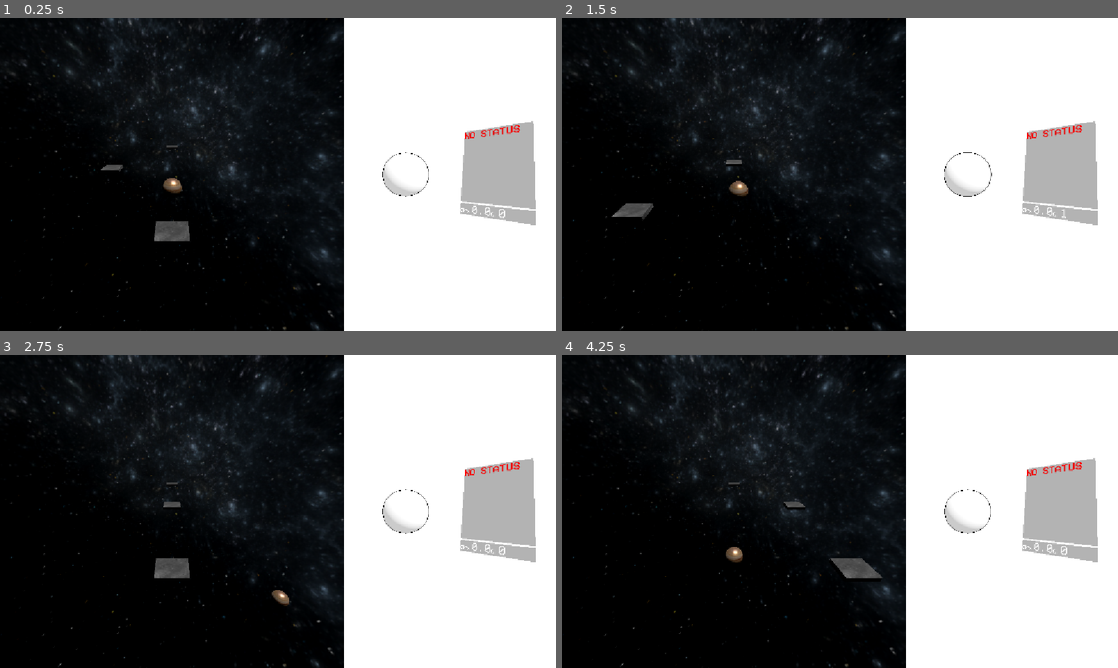
Above: before the commit, frames 1-4 (two rows, left to right).
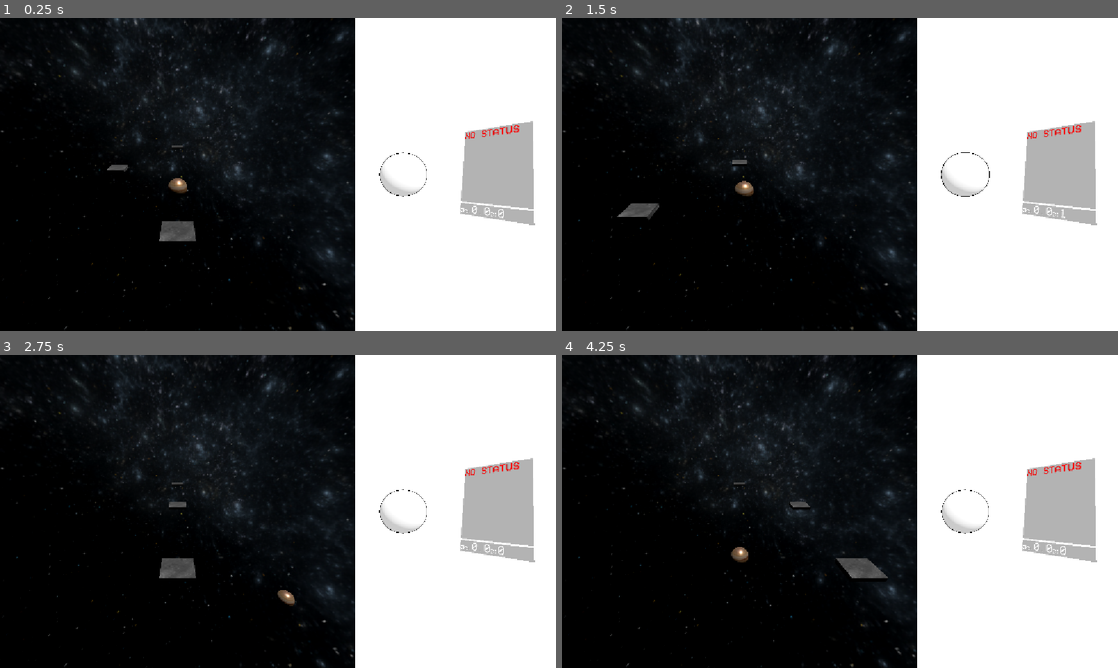
Above: after the commit, the same moments.

Repository: AnCarsenat/DopamineBounce
Game: Godot game, scene res://main_game.tscn
Same seed, same stepped clock (60 frames per second), same inputs: the game is played once before the commit and once after it.
Inputs (mouse positions are in pixels of both pictures, inside the frame that each line leads up to):
- Up to frame 1 (0.25 s): no input
- Up to frame 2 (1.5 s): move the mouse to (962, 158) at 0.52 s; hold Right (ui_right) 0.53-1.28 s; click (962, 158) at 0.67 s; move the mouse to (728, 190) at 1.27 s; hold Left (ui_left) from 1.28 s (still down)
- Up to frame 3 (2.75 s): move the mouse to (333, 442) at 2.02 s; release Left (ui_left) at 2.03 s; hold Right (ui_right) from 2.03 s (still down)
- Up to frame 4 (4.25 s): move the mouse to (812, 574) at 2.77 s; click (812, 574) at 2.92 s; move the mouse to (1006, 558) at 3.52 s; release Right (ui_right) at 3.53 s; hold Left (ui_left) from 3.53 s (still down)

The runs differ from the first frame. In frame 1, 4.4% of the frame differs, in the area x 0-97%, y 0-100%; in frame 2, 4.4%; in frame 3, 4.4%; in frame 4, 4.4%.

Commit message:
same as previous

Diff:
--- a/dopamine-bouce/clicker_game.tscn
+++ b/dopamine-bouce/clicker_game.tscn
@@ -43,7 +43,7 @@
 script = ExtResource("1_2gcxp")
 
 [node name="Camera3D" type="Camera3D" parent="." unique_id=2002860377]
-transform = Transform3D(1, 0, 0, 0, 1, 0, 0, 0, 1, 0, 0, 5.8982325)
+transform = Transform3D(1, 0, 0, 0, 1, 0, 0, 0, 1, 0.175241, 0, 5.8982325)
 fov = 104.4
 
 [node name="CameraShake" type="Node" parent="Camera3D" unique_id=1048399468]
--- a/dopamine-bouce/main_game.tscn
+++ b/dopamine-bouce/main_game.tscn
@@ -26,12 +26,16 @@
 theme_override_constants/separation = 0
 
 [node name="HSplitContainer" type="HSplitContainer" parent="." unique_id=1205059203]
-layout_mode = 0
-offset_right = 1152.0
-offset_bottom = 648.0
-split_offsets = PackedInt32Array(219)
+layout_mode = 1
+anchors_preset = 15
+anchor_right = 1.0
+anchor_bottom = 1.0
+grow_horizontal = 2
+grow_vertical = 2
+split_offsets = PackedInt32Array(242)
+dragging_enabled = false
 dragger_visibility = 2
-split_offset = 219
+split_offset = 242
 
 [node name="BounceContainer" type="SubViewportContainer" parent="HSplitContainer" unique_id=2145237349]
 layout_mode = 2
@@ -41,7 +45,7 @@
 [node name="SubViewport" type="SubViewport" parent="HSplitContainer/BounceContainer" unique_id=1699141979]
 own_world_3d = true
 handle_input_locally = false
-size = Vector2i(713, 648)
+size = Vector2i(736, 648)
 render_target_update_mode = 4
 
 [node name="BounceGame" parent="HSplitContainer/BounceContainer/SubViewport" unique_id=1900847533 instance=ExtResource("1_yx7mw")]
@@ -56,7 +60,7 @@
 own_world_3d = true
 handle_input_locally = false
 physics_object_picking = true
-size = Vector2i(439, 648)
+size = Vector2i(416, 648)
 render_target_update_mode = 4
 
 [node name="JeuClicker" parent="HSplitContainer/ClickerContainer/SubViewport" unique_id=550232895 instance=ExtResource("1_1oj5k")]
